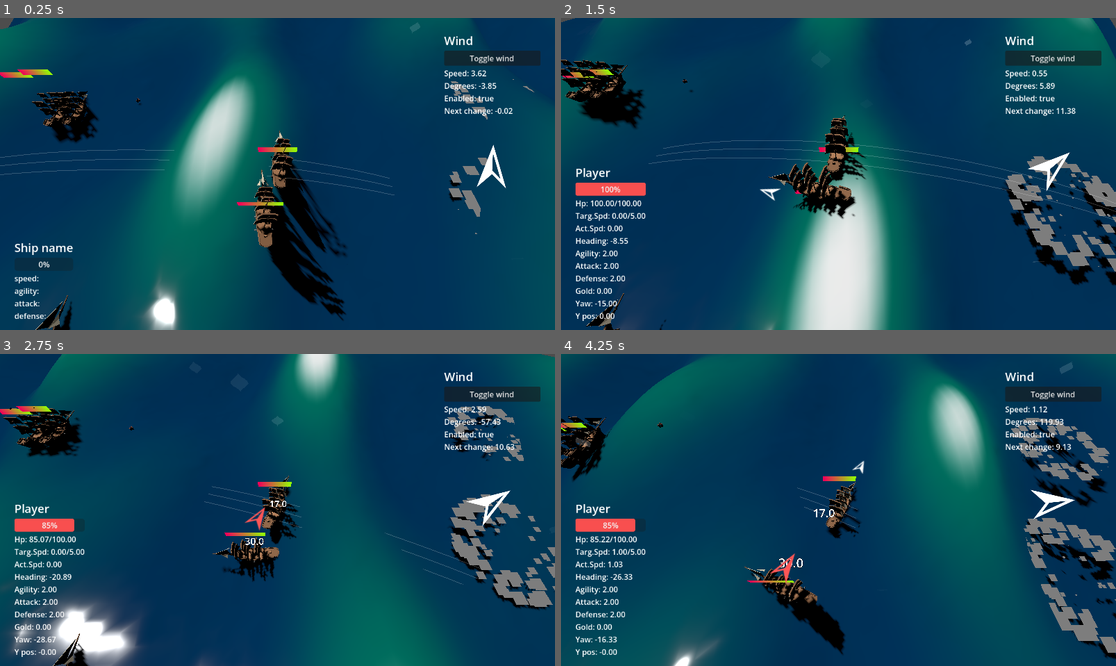
Above: before the commit, frames 1-4 (two rows, left to right).
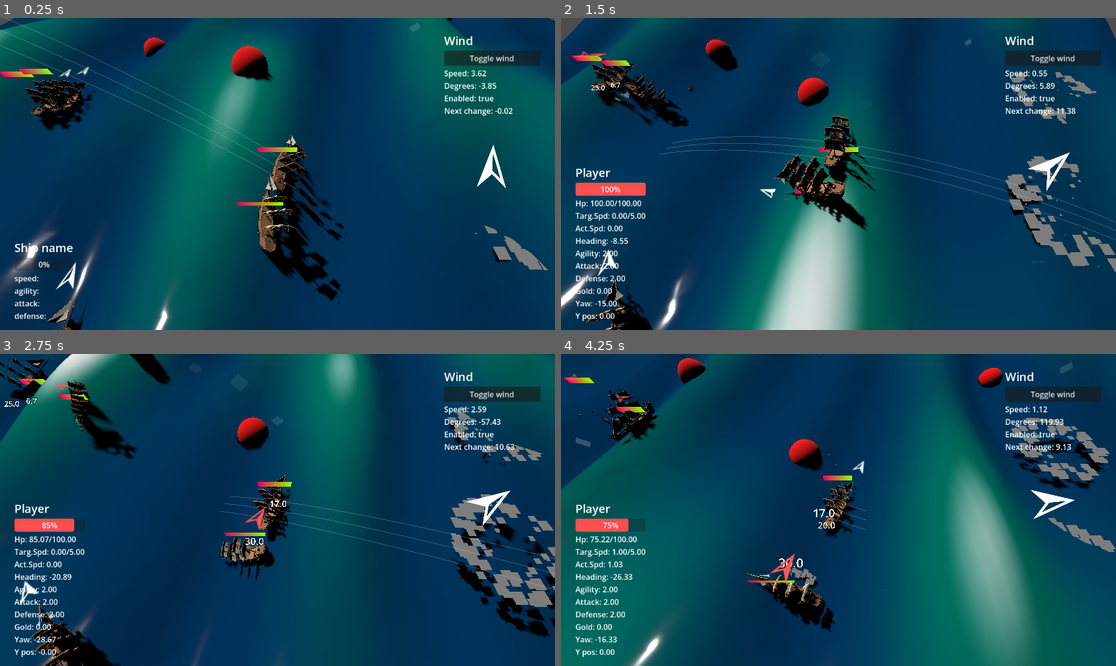
Above: after the commit, the same moments.

Repository: Munghard/pirates
Game: Godot game, scene res://Scenes/world.tscn
Same seed, same stepped clock (60 frames per second), same inputs: the game is played once before the commit and once after it.
Inputs (mouse positions are in pixels of both pictures, inside the frame that each line leads up to):
- Up to frame 1 (0.25 s): no input
- Up to frame 2 (1.5 s): tap Enter at 0.5, 0.6, 1.35 s; move the mouse to (960, 158) at 0.52 s; hold D 0.53-1.28 s; click (960, 158) at 0.67 s; move the mouse to (727, 189) at 1.27 s; hold S from 1.28 s (still down)
- Up to frame 3 (2.75 s): move the mouse to (333, 441) at 2.02 s; release S at 2.03 s; hold D from 2.03 s (still down); tap Enter at 2.1 s
- Up to frame 4 (4.25 s): move the mouse to (810, 572) at 2.77 s; release D at 2.78 s; hold W 2.78-3.53 s; tap Enter at 2.85, 3.6 s; click (810, 572) at 2.92 s; move the mouse to (1005, 556) at 3.52 s; hold A from 3.53 s (still down)

The runs differ from the first frame. In frame 1, 19% of the frame differs, in the area x 0-100%, y 0-100%; in frame 2, 25%; in frame 3, 23%; in frame 4, 38%.

Commit message:
water correct now but need to figure out how to move it with player or camera, currently goes out of phase again when moved

Diff:
--- a/Scenes/enemy_ship.tscn
+++ b/Scenes/enemy_ship.tscn
@@ -18,7 +18,7 @@
 [sub_resource type="GradientTexture2D" id="GradientTexture2D_c6fo0"]
 gradient = SubResource("Gradient_c6fo0")
 
-[node name="enemy_ship" type="RigidBody3D" unique_id=1754202150 node_paths=PackedStringArray("floater", "target_arrow", "ship_pivot", "canons_port", "canons_starboard")]
+[node name="enemy_ship" type="RigidBody3D" unique_id=1754202150 node_paths=PackedStringArray("target_arrow", "floater", "canons_port", "canons_starboard")]
 mass = 100000.0
 gravity_scale = 0.0
 angular_damp = 5.0
@@ -26,10 +26,9 @@
 pirate_ship = ExtResource("3_c6fo0")
 navy_ship = ExtResource("3_c6fo0")
 merchant_ship = ExtResource("4_ovko2")
+target_arrow = NodePath("target_arrow")
+loot = ExtResource("4_a0oot")
 floater = NodePath("floater")
-target_arrow = NodePath("target_arrow")
-ship_pivot = NodePath("ship_pivot")
-loot = ExtResource("4_a0oot")
 canons_port = [NodePath("ship_pivot/Canon"), NodePath("ship_pivot/Canon2"), NodePath("ship_pivot/Canon3")]
 canons_starboard = [NodePath("ship_pivot/Canon4"), NodePath("ship_pivot/Canon5"), NodePath("ship_pivot/Canon6")]
 
--- a/Scenes/world.tscn
+++ b/Scenes/world.tscn
@@ -13,6 +13,7 @@
 [ext_resource type="Material" uid="uid://cypyf8n66hyww" path="res://water_shader.tres" id="7_ikia7"]
 [ext_resource type="Script" uid="uid://ckymdnssopogk" path="res://Scripts/Water.gd" id="8_7yui6"]
 [ext_resource type="PackedScene" uid="uid://c4w0h65nmvokw" path="res://Scenes/maelstrom.tscn" id="14_e0ngr"]
+[ext_resource type="Script" uid="uid://bm52y82qta28s" path="res://Scripts/Floater.gd" id="14_kn0ld"]
 
 [sub_resource type="PlaneMesh" id="PlaneMesh_7yui6"]
 material = ExtResource("7_ikia7")
@@ -55,6 +56,14 @@
 material = SubResource("StandardMaterial3D_t2t4p")
 shape = 0
 curve = SubResource("Curve_hgpy0")
+
+[sub_resource type="StandardMaterial3D" id="StandardMaterial3D_e0ngr"]
+albedo_color = Color(1, 0, 0, 1)
+
+[sub_resource type="SphereMesh" id="SphereMesh_hgpy0"]
+material = SubResource("StandardMaterial3D_e0ngr")
+radius = 2.0
+height = 4.0
 
 [node name="world" type="Node3D" unique_id=418889483]
 script = ExtResource("1_e0ngr")
@@ -168,12 +177,13 @@
 transform = Transform3D(0.70710677, -0.5, 0.50000006, 0, 0.7071068, 0.70710677, -0.7071068, -0.49999997, 0.5, 0, 3.3022847, 0)
 shadow_enabled = true
 
-[node name="water" type="MeshInstance3D" parent="." unique_id=2117390099 node_paths=PackedStringArray("target")]
+[node name="water" type="MeshInstance3D" parent="." unique_id=2117390099]
+transform = Transform3D(0.9993799, 0, 0, 0, 0.9993799, 0, 0, 0, 0.9993799, 0, 0, 0)
 mesh = SubResource("PlaneMesh_7yui6")
 script = ExtResource("8_7yui6")
-target = NodePath("../PlayerShip")
 freq = 1.0
 amp = 5.0
+wind_direction = Vector3(1, 0, 0)
 
 [node name="PlayerShip" parent="." unique_id=7143519 node_paths=PackedStringArray("canons_port", "canons_starboard") instance=ExtResource("1_fo5ed")]
 linear_damp = 1.0
@@ -181,6 +191,12 @@
 loot = ExtResource("5_5v1tr")
 canons_port = [null, null, null]
 canons_starboard = [null, null, null]
+
+[node name="ship_pivot" parent="PlayerShip" index="0" unique_id=1303226422]
+transform = Transform3D(0.78063333, -0.58492184, -0.22017728, 0.5964053, 0.80249554, -0.01736469, 0.18684827, -0.117759444, 0.9753053, 0, 1.7490382, 0)
+
+[node name="floater" parent="PlayerShip" index="2" unique_id=741225022 node_paths=PackedStringArray("water")]
+water = NodePath("../../water")
 
 [node name="wind_particle" type="GPUParticles3D" parent="." unique_id=1543477643]
 transform = Transform3D(1, 0, 0, 0, 1, 0, 0, 0, 1, 0, 10.970101, 0)
@@ -201,21 +217,71 @@
 transform = Transform3D(-1, 0, -8.742278e-08, 0, 1, 0, 8.742278e-08, 0, -1, 0, 0, -20.001)
 size = 30.0
 
-[node name="ships" type="Node3D" parent="." unique_id=130823351]
+[node name="ships" type="Node3D" parent="." unique_id=130823351 node_paths=PackedStringArray("water")]
 script = ExtResource("3_o06y3")
 prefab = ExtResource("4_k7acu")
 bounds = Vector3(100, 0, 100)
-
-[node name="barrels" type="Node3D" parent="." unique_id=714804176]
+water = NodePath("../water")
+
+[node name="barrels" type="Node3D" parent="." unique_id=714804176 node_paths=PackedStringArray("water")]
 script = ExtResource("3_o06y3")
 prefab = ExtResource("5_5v1tr")
 amount = 5
 bounds = Vector3(100, 0, 100)
-
-[node name="maelstroms" type="Node3D" parent="." unique_id=1431239431]
+water = NodePath("../water")
+
+[node name="maelstroms" type="Node3D" parent="." unique_id=1431239431 node_paths=PackedStringArray("water")]
 script = ExtResource("3_o06y3")
 prefab = ExtResource("14_e0ngr")
 amount = 2
 bounds = Vector3(100, 0, 100)
+water = NodePath("../water")
+
+[node name="MeshInstance3D" type="MeshInstance3D" parent="." unique_id=1965066874]
+transform = Transform3D(-0.9170907, -0.3542684, 0.18286212, -0.3796031, 0.91612023, -0.12893844, -0.121844865, -0.18766324, -0.9746468, -27.446453, 1.6565938, -17.981817)
+mesh = SubResource("SphereMesh_hgpy0")
+
+[node name="Node3D" type="Node3D" parent="MeshInstance3D" unique_id=690275594 node_paths=PackedStringArray("target", "water")]
+script = ExtResource("14_kn0ld")
+target = NodePath("..")
+water = NodePath("../../water")
+
+[node name="MeshInstance3D5" type="MeshInstance3D" parent="." unique_id=2063163620]
+transform = Transform3D(-0.933387, -0.18218017, 0.3091912, -0.12776972, 0.973809, 0.18807165, -0.3353561, 0.13603836, -0.9322178, 3.064436, 4.2632027, 11.505857)
+mesh = SubResource("SphereMesh_hgpy0")
+
+[node name="Node3D" type="Node3D" parent="MeshInstance3D5" unique_id=1120590225 node_paths=PackedStringArray("target", "water")]
+script = ExtResource("14_kn0ld")
+target = NodePath("..")
+water = NodePath("../../water")
+
+[node name="MeshInstance3D2" type="MeshInstance3D" parent="." unique_id=617448731]
+transform = Transform3D(-0.963734, -0.25609985, 0.07503112, -0.2549202, 0.9666373, 0.02506131, -0.07894607, 0.0050254865, -0.9968662, -30.105095, -0.31739607, 33.925022)
+mesh = SubResource("SphereMesh_hgpy0")
+
+[node name="Node3D" type="Node3D" parent="MeshInstance3D2" unique_id=369287721 node_paths=PackedStringArray("target", "water")]
+script = ExtResource("14_kn0ld")
+target = NodePath("..")
+water = NodePath("../../water")
+
+[node name="MeshInstance3D3" type="MeshInstance3D" parent="." unique_id=456461154]
+transform = Transform3D(-0.9256176, 0.24240434, 0.29064125, 0.29292524, 0.9451352, 0.14461753, -0.23963939, 0.21899666, -0.94584006, 21.715603, -3.716708, -34.687466)
+mesh = SubResource("SphereMesh_hgpy0")
+
+[node name="Node3D" type="Node3D" parent="MeshInstance3D3" unique_id=9778472 node_paths=PackedStringArray("target", "water")]
+script = ExtResource("14_kn0ld")
+target = NodePath("..")
+water = NodePath("../../water")
+
+[node name="MeshInstance3D4" type="MeshInstance3D" parent="." unique_id=367992486]
+transform = Transform3D(-0.9029498, 0.34897825, 0.25079054, 0.39159623, 0.9085326, 0.14567369, -0.17701443, 0.22974461, -0.95701796, 20.750443, -2.844602, 25.912045)
+mesh = SubResource("SphereMesh_hgpy0")
+
+[node name="Node3D" type="Node3D" parent="MeshInstance3D4" unique_id=1870156519 node_paths=PackedStringArray("target", "water")]
+script = ExtResource("14_kn0ld")
+target = NodePath("..")
+water = NodePath("../../water")
 
 [connection signal="pressed" from="MarginContainer/HUD/wind_panel/VBoxContainer/Button" to="MarginContainer/HUD" method="_on_button_pressed"]
+
+[editable path="PlayerShip"]
--- a/Scripts/EnemyShip.gd
+++ b/Scripts/EnemyShip.gd
@@ -9,10 +9,12 @@
 @export var target_arrow: Node3D
 
 var change_route := 10.0
-var route_timer := 0.0
+var route_timer := change_route
 var ai_state: AIState = AIState.IDLE
 var combat_state: CombatState = CombatState.PURSUE
 var target_point: Vector3
+
+var water: Water
 
 var agro_dist := 100.0
 var pursue_dist := 200.0
@@ -33,6 +35,9 @@
 	CombatState.PURSUE: "PURSUE",
 	CombatState.FLEE: "FLEE",
 }
+
+func _enter_tree() -> void:
+	floater.water = water
 
 func _ready() -> void:
 	super._ready()
--- a/Scripts/Floater.gd
+++ b/Scripts/Floater.gd
@@ -1,16 +1,16 @@
+@tool
 extends Node3D
 
+@export var target: Node3D
+@export var water: Water
 
-@export var speed := 2.0
-@export var magnitude := 0.1
-@export var target: Node3D
 
 func _process(_delta):
-	if not target:
+	if not target or not water:
 		return
-	var pos = target.global_position - GM.water.global_position
-	var wave_data = GM.water.get_wave_data(pos)
-	target.global_position.y = wave_data.height + GM.water.global_position.y
+	var pos = target.global_position
+	var wave_data = water.get_wave_data(pos)
+	target.global_position.y = wave_data.height
 	# lerping once its correct
 	# target.position.y = lerp(target.position.y, wave_data.height, 5.0 * _delta)
 
@@ -18,7 +18,7 @@
 	var forward = target.global_transform.basis.z.normalized()
 
 	# rebuild rotation from normal
-	var right = forward.cross(up).normalized()
-	forward = up.cross(right).normalized()
+	var right = - forward.cross(up).normalized()
+	forward = - up.cross(right).normalized()
 
 	target.global_transform.basis = Basis(right, up, forward)
--- a/Scripts/Scatterer.gd
+++ b/Scripts/Scatterer.gd
@@ -4,19 +4,19 @@
 @export var prefab: PackedScene
 @export var amount: int = 10
 @export var bounds: Vector3 = Vector3(10, 0, 10) # X/Z bounds, Y ignored
+@export var water: Water
 
 func _ready():
-    if not prefab:
-        push_warning("No prefab assigned!")
-        return
+	if not prefab:
+		push_warning("No prefab assigned!")
+		return
 
-    for i in range(amount):
-        var instance = prefab.instantiate()
-        # Random position within bounds
-        var pos = Vector3(
-            randf_range(-bounds.x / 2, bounds.x / 2),
-            0,
-            randf_range(-bounds.z / 2, bounds.z / 2)
-        )
-        instance.position = pos
-        add_child(instance)
+	for i in range(amount):
+		var instance = prefab.instantiate()
+		# Random position within bounds
+		var pos = Vector3(randf_range(-bounds.x / 2, bounds.x / 2), 0, randf_range(-bounds.z / 2, bounds.z / 2))
+		instance.position = pos
+		if "water" in instance:
+			instance.water = water
+
+		add_child(instance)
--- a/Scripts/Ship.gd
+++ b/Scripts/Ship.gd
@@ -24,6 +24,7 @@
 var damage_threshold := 1.0
 
 @export var loot: PackedScene
+@export var floater: Node3D
 
 @export var canons_port: Array[Canon]
 @export var canons_starboard: Array[Canon]
@@ -31,6 +32,7 @@
 @onready var ship_pivot = $ship_pivot
 
 var attacker: Node3D
+
 
 signal recieved_gold(amount: int)
 signal recieved_damage(amount: float, attacker: Node3D)
--- a/Scripts/Water.gd
+++ b/Scripts/Water.gd
@@ -12,19 +12,19 @@
 var time := 0.0
 
 var world_size := Vector2(100, 100)
+@export var wind_direction: Vector3
 
-
-func _ready():
-	pass
 
 func _process(_delta):
 	time += _delta
-	var wind_dir = Vector3.RIGHT
 	if GM and "wind" in GM:
-		wind_dir = GM.wind.direction
+		# wind_direction = GM.wind.direction
+		wind_direction = Vector3.RIGHT
+		print(wind_direction.normalized())
 
-	position = target.position
-	position.y = 0
+	if target:
+		position = target.position
+		position.y = 0
 	var mat = get_active_material(0)
 
 	if mat is ShaderMaterial:
@@ -32,61 +32,52 @@
 		mat.set_shader_parameter("freq", freq)
 		mat.set_shader_parameter("amp", amp)
 		mat.set_shader_parameter("wave_height_scale", wave_height_scale)
-		mat.set_shader_parameter("wind_dir", wind_dir)
+		mat.set_shader_parameter("wind_dir", wind_direction)
 
 
-func get_wave_height(world_pos: Vector3) -> float:
-	var dir = GM.wind.direction.normalized()
+func get_wave_data(world_pos: Vector3) -> Dictionary:
+	var wind = wind_direction.normalized()
+	var wind2 = Vector2(wind.x, wind.z)
 
-	var p = Vector2(world_pos.x, world_pos.z).dot(Vector2(dir.x, dir.z))
+	var along = Vector2(world_pos.x, world_pos.z).dot(wind2)
+	var across = Vector2(world_pos.x, world_pos.z).dot(Vector2(-wind2.y, wind2.x))
 
-	# time speed scales with freq a bit (optional but feels better)
-	var t = time
 
-	var w1 = sin(p * 0.2 * freq + t) * 0.5
-	var w2 = sin((world_pos.x + world_pos.z) * 0.15 * freq + time * 2.0) * 0.3
-	var w3 = sin(world_pos.x * 0.35 * freq + time * 1.2) * 0.2
-
-	var wave = w1 + w2 + w3
-
-	wave = sign(wave) * pow(abs(wave), 1.3)
-
-	# amplitude scales final result
-	return wave * amp * wave_height_scale
-
-func get_wave_data(pos: Vector3) -> Dictionary:
-	var dir = GM.wind.direction.normalized()
-	var wind2 = Vector2(dir.x, dir.z)
-
-	var p = Vector2(pos.x, pos.z).dot(wind2)
-
-	var t = time
-	var f = freq
-
-	# waves
-	var w1 = sin(p * 0.2 * f + t) * 0.5
-	var w2 = sin((pos.x + pos.z) * 0.15 * f + t * 2.0) * 0.3
-	var w3 = sin(pos.x * 0.35 * f + t * 1.2) * 0.2
-
+	# 1. Apply weights to match shader
+	var w1 = sin(along * freq * 0.2 + time) * 0.5
+	var w2 = sin(across * freq * 0.1 + time * 2.0) * 0.3 # Changed time to 2.0
+	var w3 = sin((along * 0.35 + across * 0.1) * freq + time * 1.2) * 0.2 # Match shader freq logic
 	var wave = w1 + w2 + w3
 	wave = sign(wave) * pow(abs(wave), 1.3)
 
 	# --- derivatives (THIS IS THE IMPORTANT PART) ---
 
-	var dw1 = cos(p * 0.2 * f + t) * 0.2 * f * 0.5
+
+	var combined_sum = w1 + w2 + w3 # The raw sum before power
+	var final_wave = sign(combined_sum) * pow(abs(combined_sum), 1.3)
+
+	# 2. Base derivatives (with weights)
+	var dw1 = cos(along * freq * 0.2 + time) * (freq * 0.2) * 0.5
+	var dw2 = cos(across * freq * 0.1 + time * 2.0) * (freq * 0.1) * 0.3
+	var dw3_base = cos((along * 0.35 + across * 0.1) * freq + time * 1.2)
+
 	var d1 = wind2 * dw1
+	var d2 = Vector2(-wind2.y, wind2.x) * dw2
+	var d3 = (wind2 * 0.35 * freq + Vector2(-wind2.y, wind2.x) * 0.1 * freq) * dw3_base * 0.2
 
-	var dw2 = cos((pos.x + pos.z) * 0.15 * f + t * 2.0) * 0.15 * f * 0.3
-	var d2 = Vector2(dw2, dw2)
+	var raw_slope = d1 + d2 + d3
 
-	var dw3 = cos(pos.x * 0.35 * f + t * 1.2) * 0.35 * f * 0.2
-	var d3 = Vector2(dw3, 0.0)
+	# 3. APPLY CHAIN RULE for the pow(x, 1.3)
+	# Derivative of sign(u)*abs(u)^1.3 is 1.3 * abs(u)^0.3
+	var power_derivative = 1.3 * pow(abs(combined_sum), 0.3)
+	var slope = raw_slope * power_derivative
 
-	var slope = d1 + d2 + d3
+	# 4. Final Scale
+	var height = final_wave * amp * wave_height_scale
+	# Slope must also be scaled by the same factor
+	var final_slope = slope * amp * wave_height_scale
 
-	# build normal
-	var normal = Vector3(-slope.x, 1.0, -slope.y).normalized()
-
+	var normal = Vector3(-final_slope.x, 1.0, -final_slope.y).normalized()
 	return {
 		"height": wave * amp * wave_height_scale,
 		"normal": normal
--- a/water.gdshader
+++ b/water.gdshader
@@ -24,46 +24,54 @@
 
 void vertex() {
 	vec3 world_pos = (MODEL_MATRIX * vec4(VERTEX, 1.0)).xyz;
-	world_pos -= NODE_POSITION_WORLD; // important
+	world_pos -= NODE_POSITION_WORLD;
 
-	vec2 wind = normalize(vec2(wind_dir.x,wind_dir.y));
-	float p = dot(world_pos.xz, wind);
+	vec2 wind = normalize(vec2(wind_dir.x, wind_dir.y));
+
+	vec2 perp = vec2(-wind.y, wind.x);
+
+	vec2 pos_xz = world_pos.xz;
+
+	float along = dot(pos_xz, wind);
+	float across = dot(pos_xz, perp);
 
 	float t = time;
+	float f = freq;
 
-
-	float w1 = sin(p * 0.2 * freq + t) * 0.5;
-	float w2 = sin((world_pos.x + world_pos.z) * 0.15 * freq + t * 2.0) * 0.3;
-	float w3 = sin(world_pos.x * 0.35 * freq + t * 1.2) * 0.2;
+	// --- waves (ALL wind-aligned now) ---
+	float w1 = sin(along * f * 0.2 + t) * 0.5;
+	float w2 = sin(across * f * 0.1 + t * 2.0) * 0.3;
+	float w3 = sin((along * 0.35 + across * 0.1) * f + t * 1.2) * 0.2;
 
 	float wave = w1 + w2 + w3;
-
 	wave = sign(wave) * pow(abs(wave), 1.3);
-
 	wave *= amp * wave_height_scale;
 
 	VERTEX.y += wave;
 	v_height = wave;
 
+	// --- derivatives (MATCHING wave math) ---
 
-	// derivatives
+	float dw1 = cos(along * f * 0.2 + t) * (f * 0.2);
+	vec2 d1 = wind * (dw1 * 0.5);
 
-	float dw1 = cos(p * 0.2 * freq + t) * 0.2 * freq * 0.5;
-	vec2 d1 = wind * dw1;
+	float dw2 = cos(across * f * 0.1 + t * 2.0) * (f * 0.1);
+	vec2 d2 = perp * (dw2 * 0.3);
 
-	float dw2 = cos((world_pos.x + world_pos.z) * 0.15 * freq + t * 2.0) * 0.15 * freq * 0.3;
-	vec2 d2 = vec2(dw2, dw2);
+	float phase3 = (along * 0.35 + across * 0.1) * f + t * 1.2;
+	float dw3 = cos(phase3);
 
-	float dw3 = cos(world_pos.x * 0.35 * freq + t * 1.2) * 0.35 * freq * 0.2;
-	vec2 d3 = vec2(dw3, 0.0);
+	vec2 d3 = wind * (dw3 * 0.35 * f) + perp * (dw3 * 0.1 * f);
 
 	vec2 slope = d1 + d2 + d3;
 
 	vec3 normal = normalize(vec3(-slope.x, 1.0, -slope.y));
+
+	// --- normal map (fix wind space) ---
 	vec2 uv = world_pos.xz / normal_map_scale;
-	uv += wind_dir * time * -0.1;
-	vec4 normal_tex = texture(normal_map,uv);
-	vec3 n_tex = normal_tex.rgb * 2.0 - 1.0;
+	uv += wind * time * -0.1;
+
+	vec3 n_tex = texture(normal_map, uv).rgb * 2.0 - 1.0;
 
 	NORMAL = normalize(normal + n_tex * normal_map_strength);
 }
